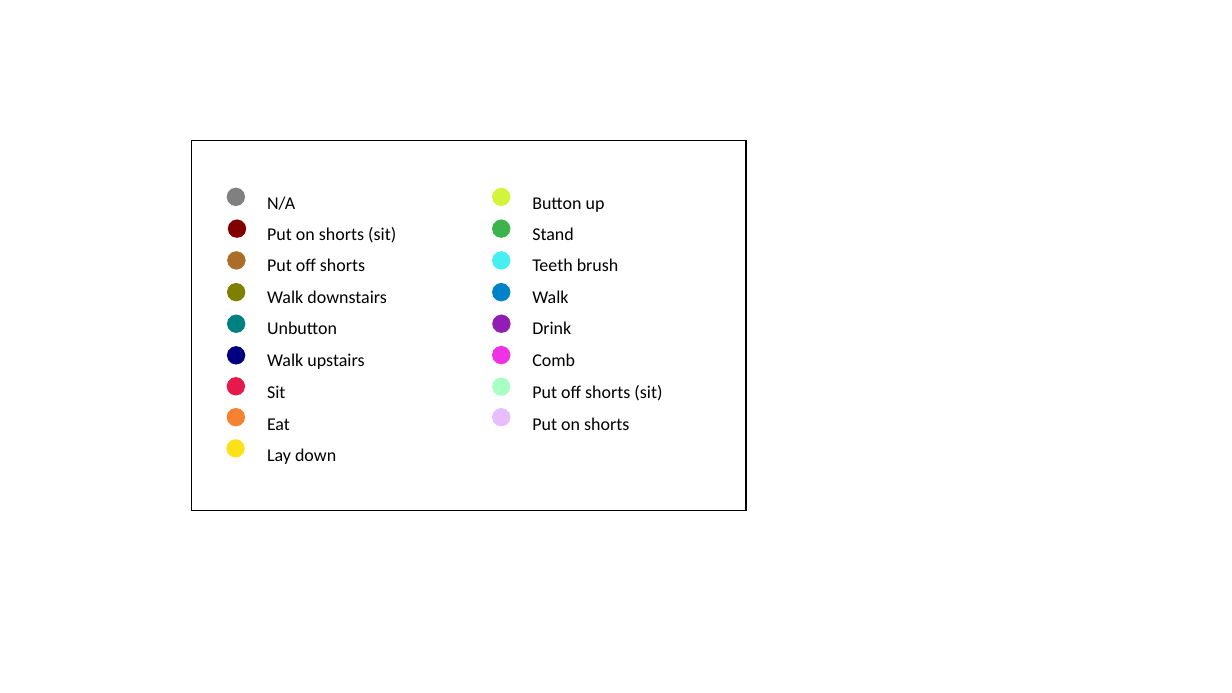
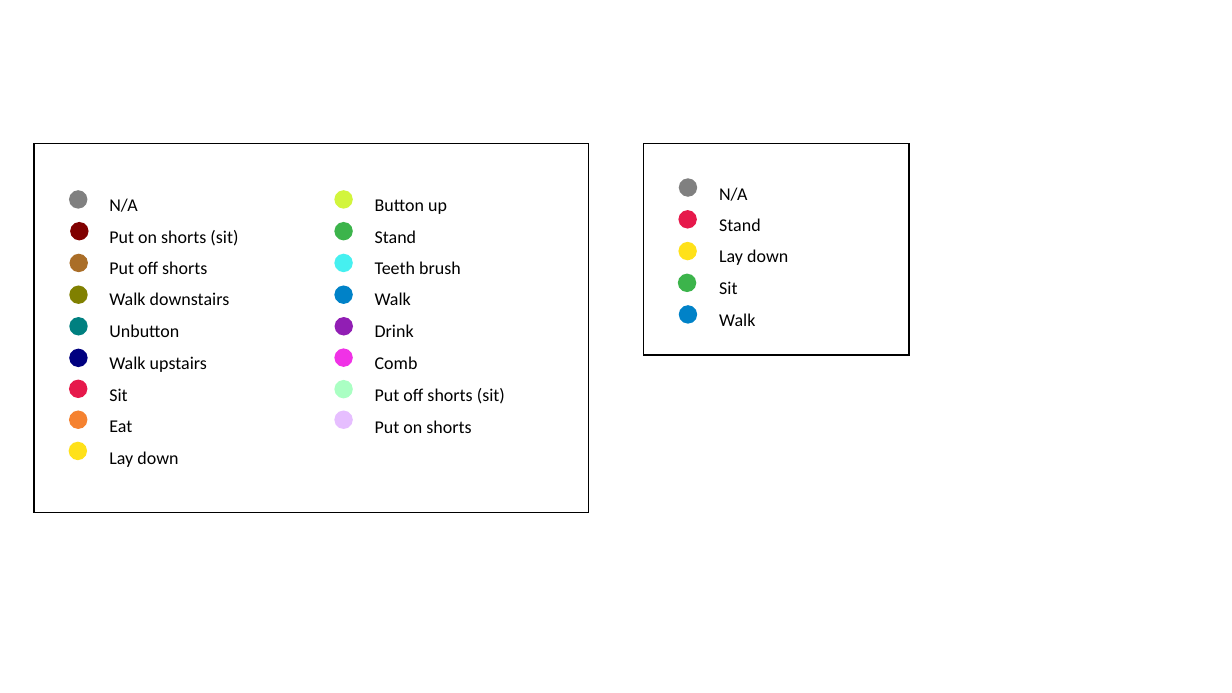
Before and after one commit to indykorpong/activity_classifier, a slide deck: slide 1 of color labels.pptx. Drawn at 1232x693 pixels with LibreOffice and Linux fonts; fonts in the diff are those of the drawing. Boxes give left, top, right and bottom in pixels: in the first picture for what was removed or moved away, otherwise in the second. Text is boxed around its words. In the diff, an @@ line names an element or a change of style, - is before the commit and + after.

```diff
--- a/color labels.pptx
+++ b/color labels.pptx
@@ rectangle: place and size @@
-rectangle at [191,140,746,510]
+rectangle at [34,143,589,513]
@@ rectangle added at [644,143,909,355], fill #FFFFFF, outline #000000 1 pt @@
@@ ellipse added at [679,178,698,197], fill #808080 @@
@@ 2 texts, 2 ellipses: place and size @@
-2 texts, 2 ellipses at [226,188,662,464]
+2 texts, 2 ellipses at [69,190,505,467]
@@ text added at [719,187,788,326], 14 pt, text #000000 @@
+N/A
+Stand
+Lay down
+Sit
+Walk
@@ ellipse added at [678,210,697,228], fill #E6194B @@
@@ ellipse added at [678,242,697,261], fill #FFE119 @@
@@ ellipse added at [678,274,697,292], fill #3CB44B @@
@@ ellipse added at [679,305,698,323], fill #0082C8 @@
@@ 4 ellipses: place and size @@
-4 ellipses at [227,188,511,427]
+4 ellipses at [69,190,353,429]
@@ ellipse: place and size @@
-ellipse at [226,377,245,396]
+ellipse at [69,380,88,398]
@@ 10 ellipses: place and size @@
-10 ellipses at [226,219,511,457]
+10 ellipses at [68,222,353,460]
```
Also in this commit, not shown: 17 other files.
